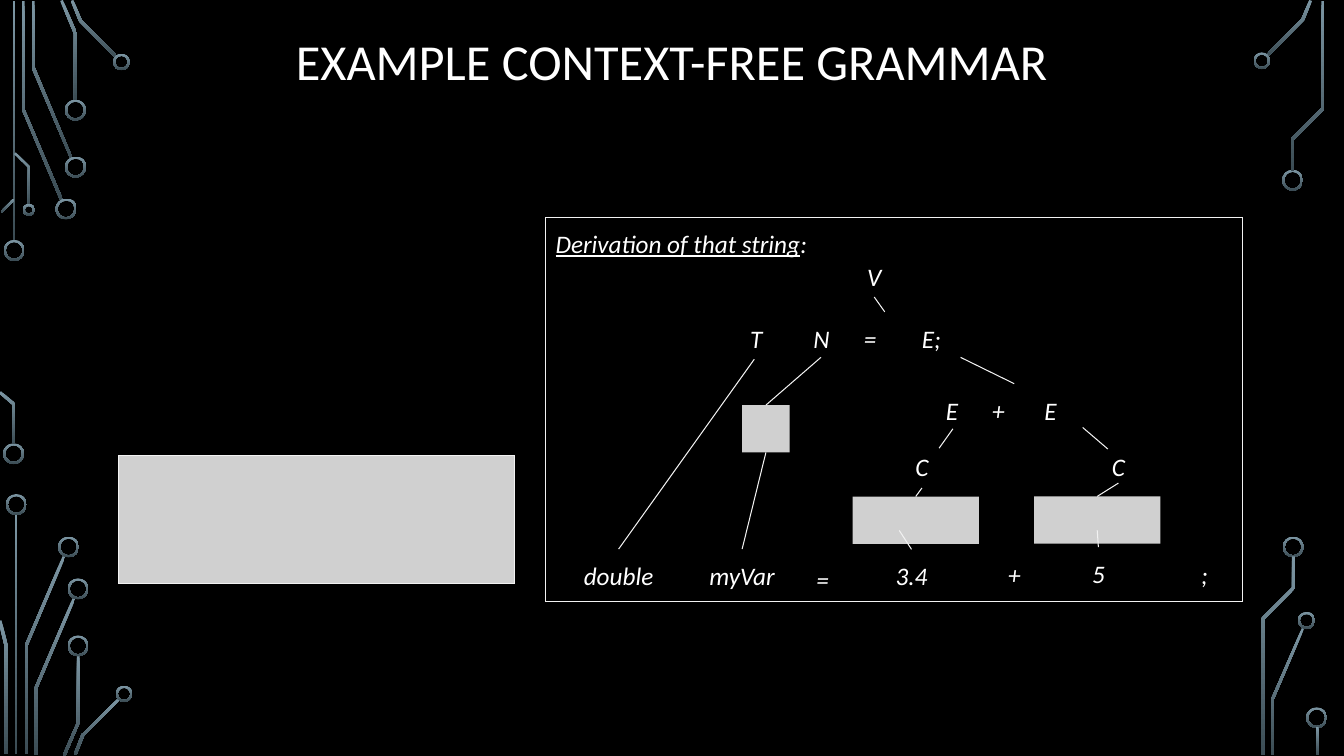
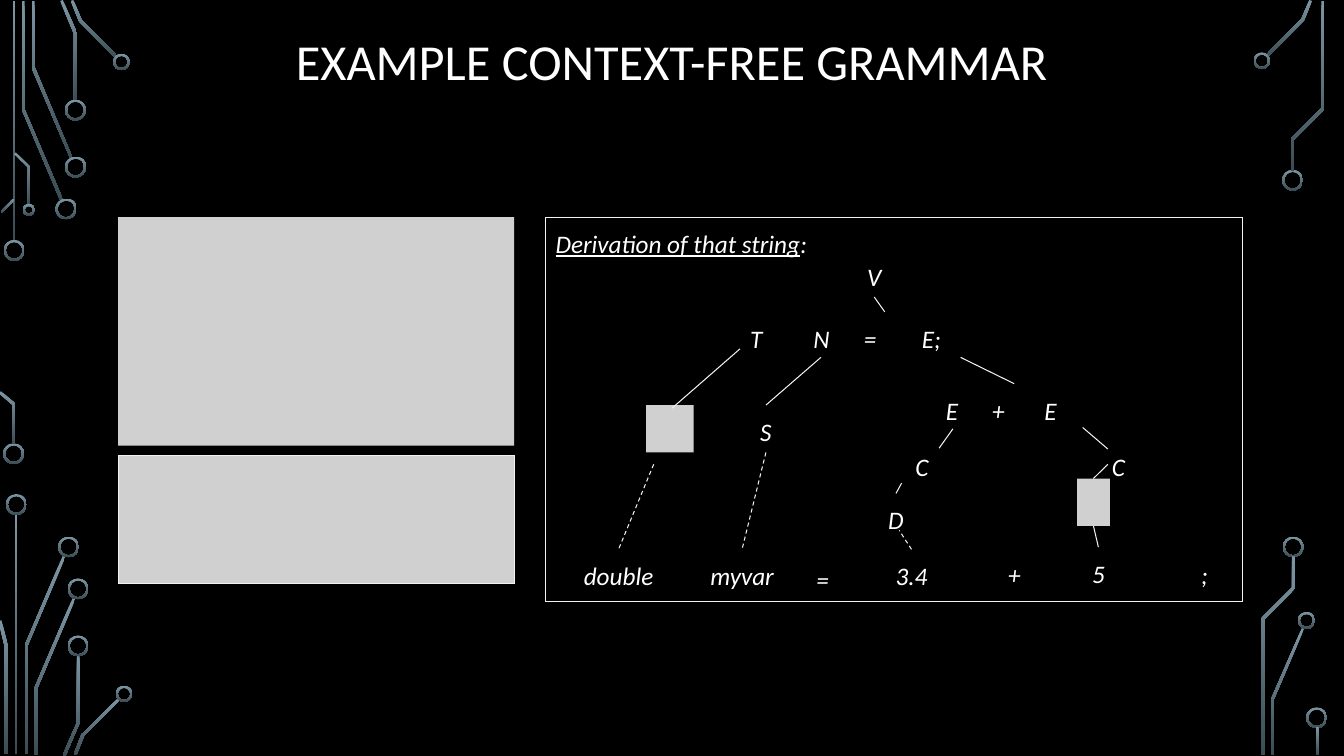
Before and after one commit to markfloryan/dmt2, a slide deck: slide 15 of slides/03-ContextFreeLanguages.pptx (slide 12 before the commit). Drawn at 1344x756 pixels with LibreOffice and Linux fonts; fonts in the diff are those of the drawing; grey boxes stand for pictures; background and template pictures are left out. Boxes give left, top, right and bottom in pixels: in the first picture for what was removed or moved away, otherwise in the second. Text is boxed around its words. In the diff, an @@ line names an element or a change of style, - is before the commit and + after.

```diff
--- a/slides/03-ContextFreeLanguages.pptx
+++ b/slides/03-ContextFreeLanguages.pptx
@@ picture added at box(118, 217, 514, 446) @@
@@ line added from (740, 349) to (673, 408), #F2F2F2 0.75 pt @@
@@ picture added at box(646, 405, 694, 453) @@
@@ picture removed at box(742, 405, 789, 453) @@
@@ text added at box(760, 424, 771, 441), 18 pt, text #FFFFFF, italic @@
+S
@@ line moved from (754, 359) - (619, 549) to (654, 465) - (619, 549) @@
@@ line (654, 465) - (619, 549): stroke #F2F2F2 0.75 pt to #F2F2F2 0.75 pt dashed @@
@@ line (766, 453) - (742, 549): stroke #F2F2F2 0.75 pt to #F2F2F2 0.75 pt dashed @@
@@ picture added at box(1078, 479, 1111, 526) @@
@@ line moved from (1119, 483) - (1098, 496) to (1108, 465) - (1094, 479) @@
@@ picture removed at box(853, 497, 979, 544) @@
@@ line moved from (923, 488) - (915, 497) to (902, 483) - (896, 494) @@
@@ picture removed at box(1034, 496, 1160, 543) @@
@@ text added at box(888, 512, 903, 536), 18 pt, text #FFFFFF, italic @@
+D
@@ line (911, 549) - (899, 530): stroke #F2F2F2 0.75 pt to #F2F2F2 0.75 pt dashed @@
@@ line moved from (1099, 547) - (1098, 530) to (1099, 547) - (1094, 526) @@
@@ text at box(710, 573, 774, 589): text changed @@
-myVar
+myvar
```
Also in this commit, not shown: 1 other slide changed, 2 slides added, 1 other file.
